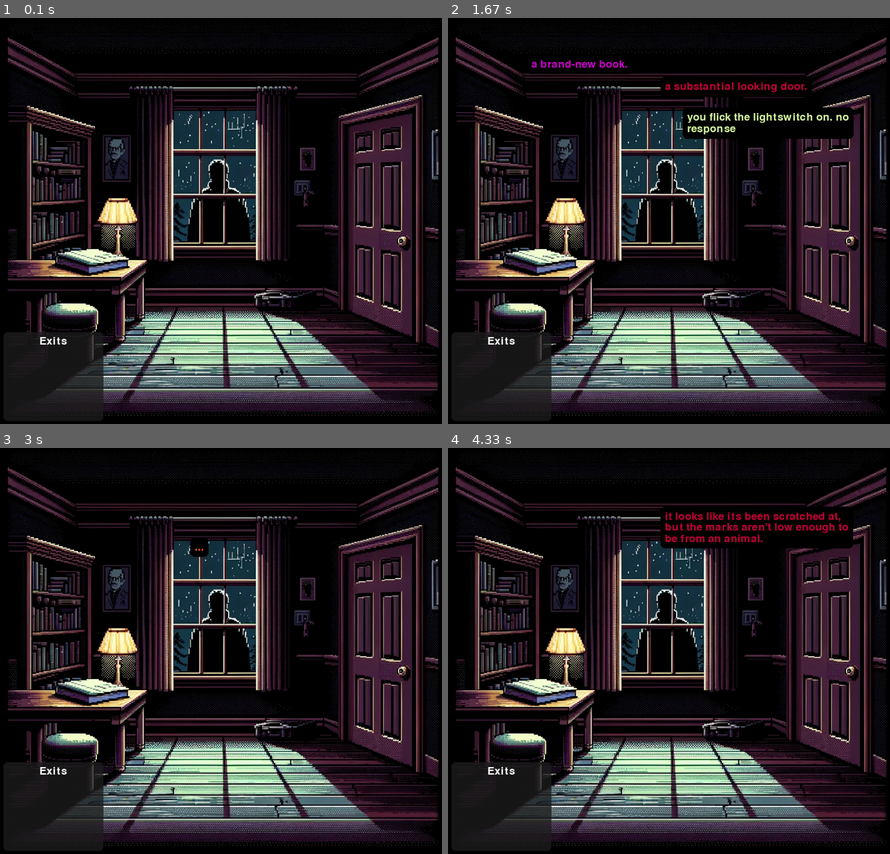
Above: before the commit, frames 1-4 (two rows, left to right).
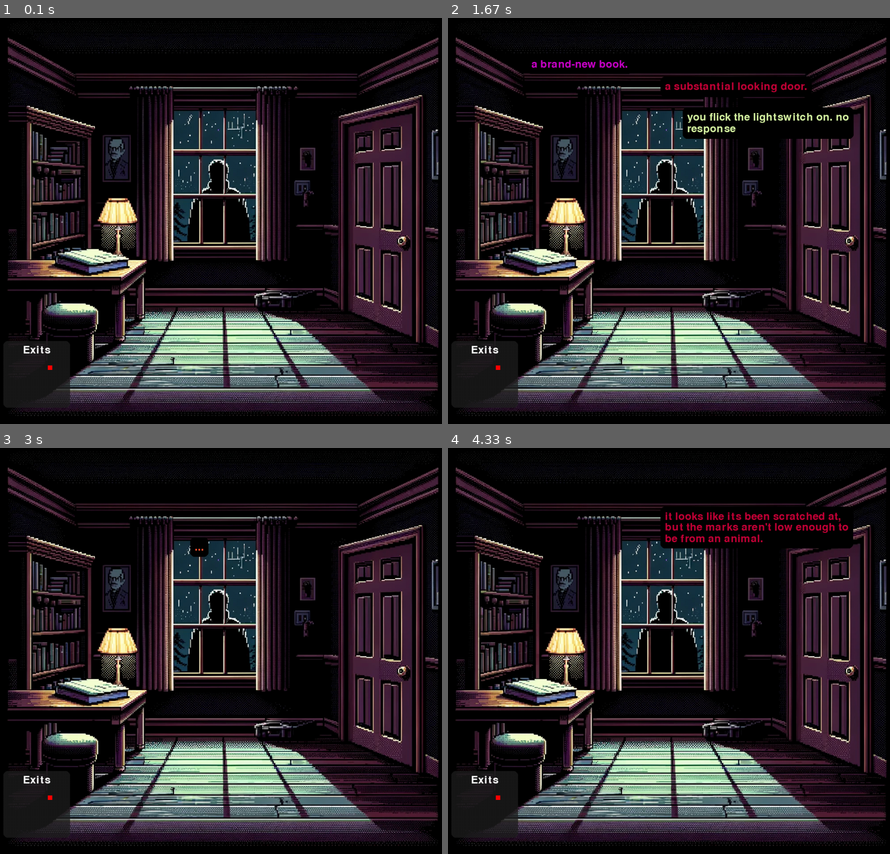
Above: after the commit, the same moments.

Repository: ISLAGIATT/pygame01
Game: pygame game, started from test_scene.py
The game is run twice, just before and just after one commit, with the same random seed, the same clock (stepped at 60 frames per second) and the same inputs.
Inputs (mouse positions are in pixels of both pictures, inside the frame that each line leads up to):
- Up to frame 1 (0.1 s): no input
- Up to frame 2 (1.67 s): press the mouse at (748, 188) at 0.37 s; move the mouse to (677, 123) at 0.47 s; release the mouse at (602, 54) at 0.6 s; click (509, 363) at 0.72 s; press the mouse at (540, 261) at 1.03 s; move the mouse to (558, 192) at 1.13 s; release the mouse at (576, 123) at 1.27 s; click (828, 212) at 1.38 s
- Up to frame 3 (3 s): press the mouse at (92, 691) at 1.7 s; move the mouse to (207, 602) at 1.8 s; release the mouse at (327, 517) at 1.93 s; press the mouse at (300, 618) at 2.03 s; move the mouse to (212, 606) at 2.13 s; release the mouse at (119, 590) at 2.27 s; press the mouse at (380, 642) at 2.37 s; move the mouse to (318, 614) at 2.47 s; release the mouse at (256, 581) at 2.6 s; click (216, 651) at 2.72 s
- Up to frame 4 (4.33 s): press the mouse at (505, 622) at 3.03 s; move the mouse to (554, 569) at 3.13 s; release the mouse at (598, 512) at 3.27 s; press the mouse at (505, 622) at 3.37 s; move the mouse to (505, 586) at 3.47 s; release the mouse at (501, 545) at 3.6 s; press the mouse at (828, 642) at 3.7 s; move the mouse to (669, 553) at 3.8 s; release the mouse at (509, 460) at 3.93 s; press the mouse at (646, 545) at 4.03 s; move the mouse to (699, 521) at 4.13 s; release the mouse at (752, 496) at 4.27 s

The runs differ from the first frame. In frame 1, 0.8% of the frame differs, in the area x 5-24%, y 77-97%; in frame 2, 0.8%; in frame 3, 0.8%; in frame 4, 0.8%.

Commit message:
2/29 trying to fix toggle box

Diff:
--- a/exits_window.py
+++ b/exits_window.py
@@ -1,11 +1,31 @@
 import pygame
-
+import time
 class ClickableBox:
-    def __init__(self, rect, color, callback, visible=True):
+    def __init__(self, rect, primary_color, secondary_color, callback, visible=True):
         self.rect = pygame.Rect(rect)
-        self.color = color
+        self.primary_color = primary_color  # Original color
+        self.secondary_color = secondary_color  # Color when clicked
+        self.color = primary_color  # Current color
         self.callback = callback
         self.visible = visible
+        self.last_click_time = 0
+
+    def handle_mouse_down(self, pos, surface):
+        # Change to secondary color on mouse down if over the box
+        if self.visible and self.rect.collidepoint(pos):
+            self.color = self.secondary_color
+            print("Color changed to green")
+            self.draw(surface)
+            pygame.display.update(self.rect)
+
+    def handle_mouse_up(self, pos, screen):
+        # Revert to primary color on mouse up and check for double click
+        if self.visible and self.rect.collidepoint(pos):
+            self.color = self.primary_color
+            current_time = pygame.time.get_ticks()
+            if current_time - self.last_click_time <= 500:
+                self.click()
+            self.last_click_time = current_time
 
     def update(self, rect, color, callback, visible):
         self.rect = pygame.Rect(rect)
@@ -14,8 +34,14 @@
         self.visible = visible
 
     def draw(self, surface):
+        print('click box draw triggered')
         if self.visible:
-            pygame.draw.rect(surface, self.color, self.rect)
+            print('click box  visible condition met')
+            offset_rect = self.rect.copy()
+            offset_rect.x -= surface.get_rect().x
+            offset_rect.y -= surface.get_rect().y
+            pygame.draw.rect(surface, self.color, offset_rect)
+            print('click box code block executed')
 
     def is_over(self, pos):
         return self.rect.collidepoint(pos)
@@ -33,8 +59,7 @@
         self.title = title
         self.exits = []
         self.surface = pygame.Surface((width, height), pygame.SRCALPHA)
-        # Define a clickable box inside the window. Adjust the position as needed.
-        self.clickable_box = ClickableBox((x + 10, y + 30, 80, 30), (255, 0, 0), self.on_click_box)
+        self.clickable_box = ClickableBox((10, 30, 80, 30), (255, 0, 0), (0, 255, 0), self.on_click_box)
 
     def on_click_box(self):
         print("Clickable box was clicked!")
@@ -43,8 +68,19 @@
         current_room_id = self.game_state_manager.get_current_room_id()
         self.exits = self.game_state_manager.get_exits_for_current_room()
         # Update the clickable box based on the current scene
-        box_data = self.game_state_manager.get_clickable_box_data_for_room(current_room_id)
-        self.clickable_box.update(**box_data)
+        if self.game_state_manager.door01_open:
+            # Position and size of the clickable box when the door is open
+            self.clickable_box.rect = pygame.Rect(100, 55, 10, 10)
+            print('update exits print statement')
+            self.clickable_box.visible = True
+            self.clickable_box.color = (255, 0, 0)  # Example color
+            self.clickable_box.callback = self.on_click_box_open_door
+        else:
+            self.clickable_box.visible = False
+
+    def on_click_box_open_door(self):
+        # Define what happens when the clickable box is clicked and the door is open
+        print("Clickable box was clicked when the door is open!")
 
     def draw_rounded_rect(self, color, corner_radius):
         """Draws a rectangle with rounded corners on the window's surface."""
@@ -80,28 +116,40 @@
             pygame.draw.circle(self.surface, color, (center_x, center_y), corner_radius)
 
     def draw(self, surface):
-        # Set the transparency for the surface: RGBA where A is alpha
-        alpha_color = self.bg_color + (200,)  # Adjust the alpha value as needed
-
-        # Fill the window surface with a fully transparent color first
+        alpha_color = self.bg_color + (200,)
         self.surface.fill((0, 0, 0, 0))  # Clear with full transparency
-
-        # Then draw the rounded rectangle on it
-        self.draw_rounded_rect(alpha_color, 10)  # 10 is the corner radius
-
+        self.draw_rounded_rect(alpha_color, 10)
         # Render the title text
         title_surface = self.font.render(self.title, True, pygame.Color('white'))
         title_rect = title_surface.get_rect(center=(self.rect.width // 2, 20))
         self.surface.blit(title_surface, title_rect)
+
+        # Draw the clickable box if it is visible
+        if self.clickable_box.visible:
+            print('clickable box visible if statement triggered')
+            self.clickable_box.draw(self.surface)
 
         # Draw the exits text below the title
         for i, exit_name in enumerate(self.exits):
             text_surface = self.font.render(exit_name, True, pygame.Color('white'))
             self.surface.blit(text_surface, (10, 50 + i * 20))
 
-        # Blit the separate exits window surface onto the main surface
         surface.blit(self.surface, self.rect.topleft)
 
-    def handle_click(self, mouse_pos):
-        if self.clickable_box.is_over(mouse_pos):
-            self.clickable_box.click()
+    def handle_mouse_down(self, mouse_pos, screen):
+        if self.rect.collidepoint(mouse_pos):
+            relative_pos = (mouse_pos[0] - self.rect.x, mouse_pos[1] - self.rect.y)
+            self.clickable_box.draw(self.surface)
+            self.clickable_box.handle_mouse_down(relative_pos, screen)
+
+    def handle_mouse_up(self, mouse_pos, screen):
+        if self.rect.collidepoint(mouse_pos):
+            relative_pos = (mouse_pos[0] - self.rect.x, mouse_pos[1] - self.rect.y)
+            self.clickable_box.handle_mouse_up(relative_pos, screen)
+
+    def handle_click(self, mouse_pos, button):
+        if self.rect.collidepoint(mouse_pos) and not self.clickable_box.is_over(mouse_pos):
+            if self.clickable_box.visible and self.clickable_box.rect.collidepoint(mouse_pos[0] - self.rect.x, mouse_pos[1] - self.rect.y):
+                self.clickable_box.click()
+                return True
+        return False
--- a/game_objects.py
+++ b/game_objects.py
@@ -158,7 +158,6 @@
             else:
                 self.toggle_visibility()
         self.last_show_time = pygame.time.get_ticks()
-        print(f"door open: {self.door_opened}\nkey obtained  {self.game_state_manager.book01_key_obtained}")
 
     def show_current_dialogue(self, screen):
         if self.is_visible and self.dialogue:
@@ -179,15 +178,19 @@
         if self.game_state_manager.book01_key_obtained and self.door_opened:
             self.dialogue = [self.open_dialogue[2]]
             self.dialogue_index = 0
+            self.last_show_time = pygame.time.get_ticks()
 
         elif self.game_state_manager.book01_key_obtained and not self.door_opened:
             self.game_state_manager.door01_unlocked = True
             self.dialogue = [self.open_dialogue[1]]
             self.dialogue_index = 0
-            self.door_opened = True
+            self.game_state_manager.door01_open = True
+            self.last_show_time = pygame.time.get_ticks()
+            print(f'door open {self.game_state_manager.door01_open}')
         else:
             self.dialogue = [self.open_dialogue[0]]
             self.dialogue_index = 0
+            self.last_show_time = pygame.time.get_ticks()
 
     def touch(self):
         self.is_visible = True
--- a/game_state_manager.py
+++ b/game_state_manager.py
@@ -4,6 +4,7 @@
         self.current_open_dropdown = None
         self.book01_key_obtained = False
         self.door01_unlocked = False
+        self.door01_open = True
 
         self.rooms = {
             'room1': {  # test room 1
@@ -57,6 +58,12 @@
     def is_key01_obtained(self):
         return self.book01_key_obtained
 
+    def door01_open(self):
+        self.door01_open = True
+        print(f'door open: {self.door01_open} ')
+
     def door01_unlocked(self):
         self.door01_unlocked = True
         print('door unlocked')
+    def is_door01_open(self):
+        return self.door01_open
--- a/test_scene.py
+++ b/test_scene.py
@@ -37,7 +37,8 @@
 exit_window_font_name = pygame.font.get_default_font()
 exit_window_font_size = 24
 exit_window_font = pygame.font.Font(exit_window_font_name, exit_window_font_size)
-exits_window = ExitsWindow(x=20, y=815, width=225, height=200, font=exit_window_font, game_state_manager=game_state_manager, bg_color=GREY)
+exits_window = ExitsWindow(x=20, y=835, width=150, height=150, font=exit_window_font,
+                           game_state_manager=game_state_manager, bg_color=GREY)
 
 # Book
 book_button = TransparentButton(text=None,
@@ -148,9 +149,10 @@
 run = True
 
 while run:
+    # Background changes with game state
     screen.fill((0, 0, 0))
     if game_state_manager.door01_unlocked:
-        screen.blit(bg_all_open, (0,0))
+        screen.blit(bg_all_open, (0, 0))
     elif game_state_manager.book01_key_obtained:
         screen.blit(bg_book_open, (0, 0))
     else:
@@ -193,9 +195,20 @@
             run = False
 
         elif event.type == pygame.MOUSEBUTTONDOWN:
-            mouse_pos = pygame.mouse.get_pos()
+            mouse_pos = event.pos
+            button = event.button
             print(f"Mouse pos: {mouse_pos}")
-            button = event.button
-            mouse_event_handler.handle_click(mouse_pos, event.button)
-
-    pygame.display.update()
+            # Handle mouse down specifically for color toggle
+            exits_window.handle_mouse_down(mouse_pos, screen)
+
+        elif event.type == pygame.MOUSEBUTTONUP:
+            mouse_pos = event.pos
+            # Handle mouse up for color toggle and double-click logic
+            exits_window.handle_mouse_up(mouse_pos, screen)
+
+        # Existing mouse click handling logic
+        if event.type == pygame.MOUSEBUTTONDOWN:
+            if not exits_window.handle_click(event.pos, event.button):
+                mouse_event_handler.handle_click(event.pos, event.button)
+
+    pygame.display.flip()
